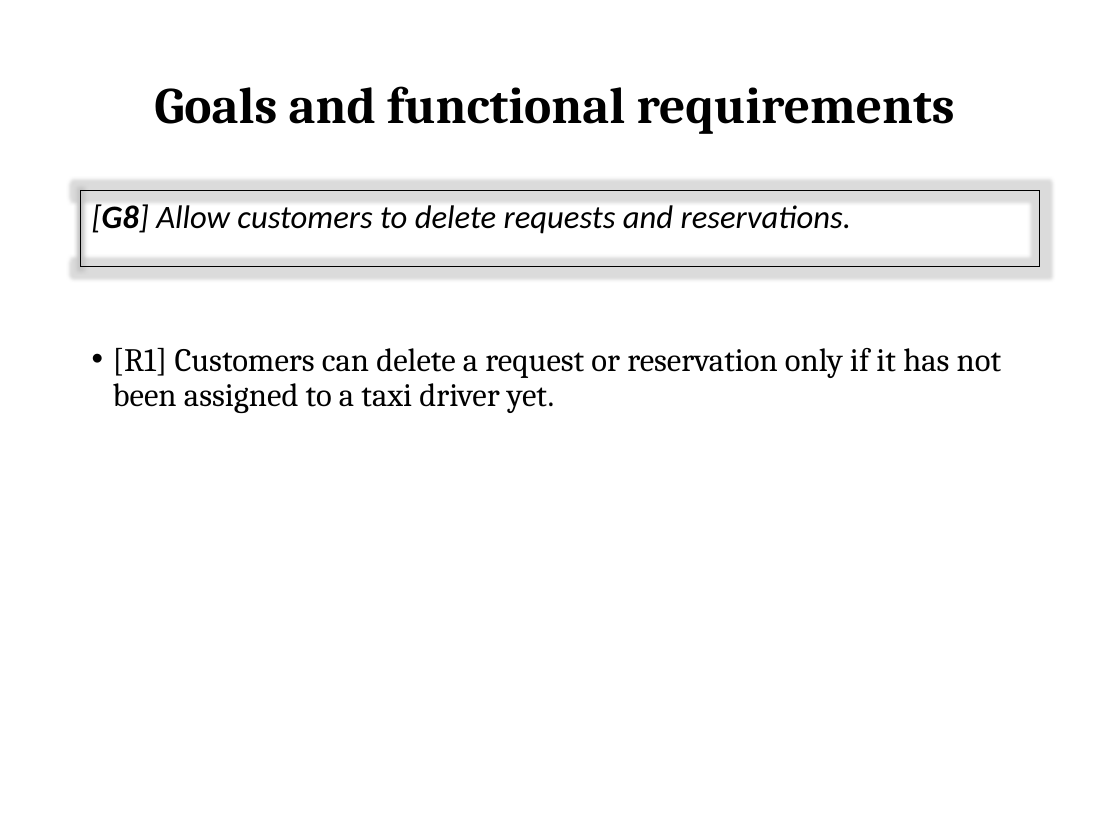
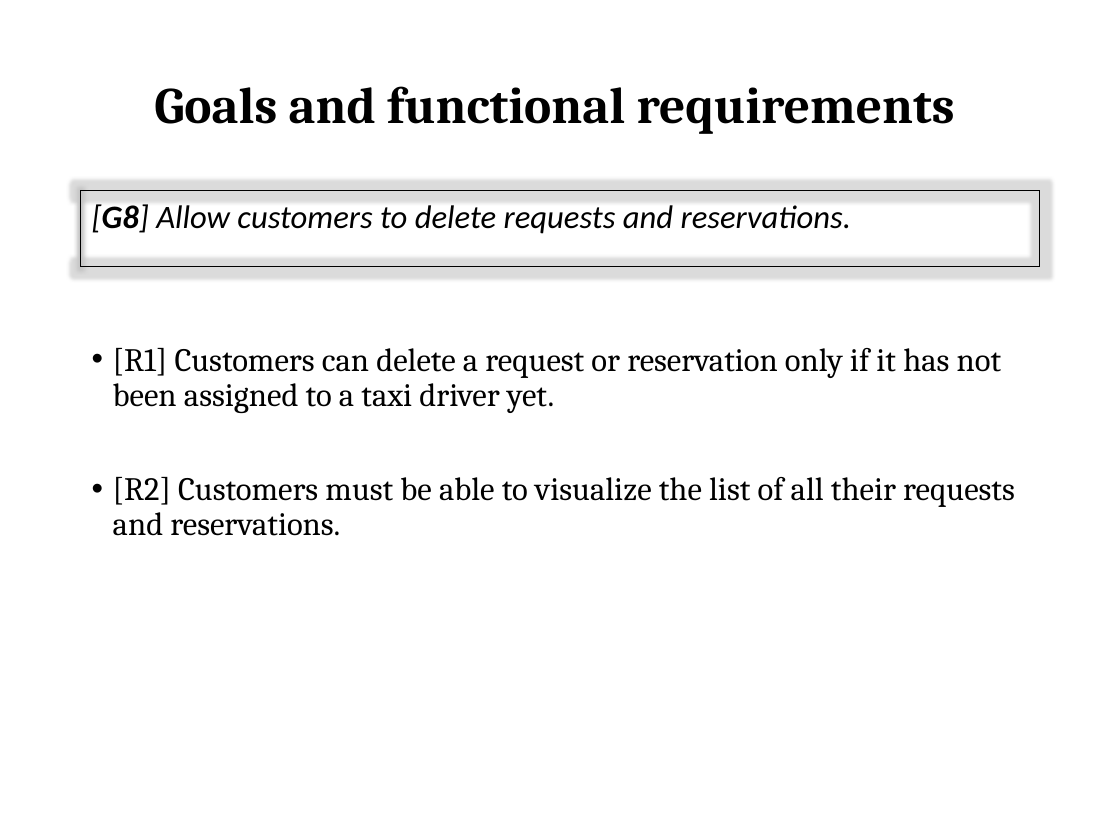
Before and after one commit to MarcoRomani/myTaxyService-SE2-PozziRomani, a slide deck: slide 24 of OtherStuff/Presentation/Final presentation 4_3.pptx. Drawn at 1120x840 pixels with LibreOffice and Linux fonts; fonts in the diff are those of the drawing. Boxes give left, top, right and bottom in pixels: in the first picture for what was removed or moved away, otherwise in the second. Text is boxed around its words. In the diff, an @@ line names an element or a change of style, - is before the commit and + after.

```diff
--- a/OtherStuff/Presentation/Final presentation 4_3.pptx
+++ b/OtherStuff/Presentation/Final presentation 4_3.pptx
@@ text at <box>113,477,1015,536</box>: paragraph added @@
+• [R2] Customers must be able to visualize the list of all their requests and reservations.
```
Also in this commit, not shown: 4 other slides changed, 1 other file.
